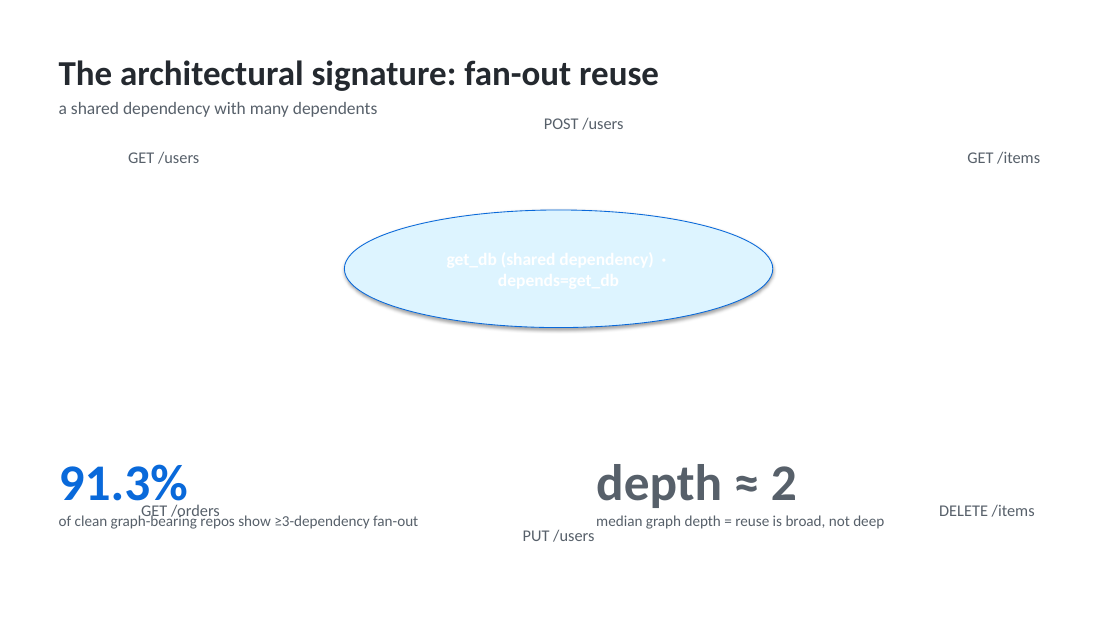
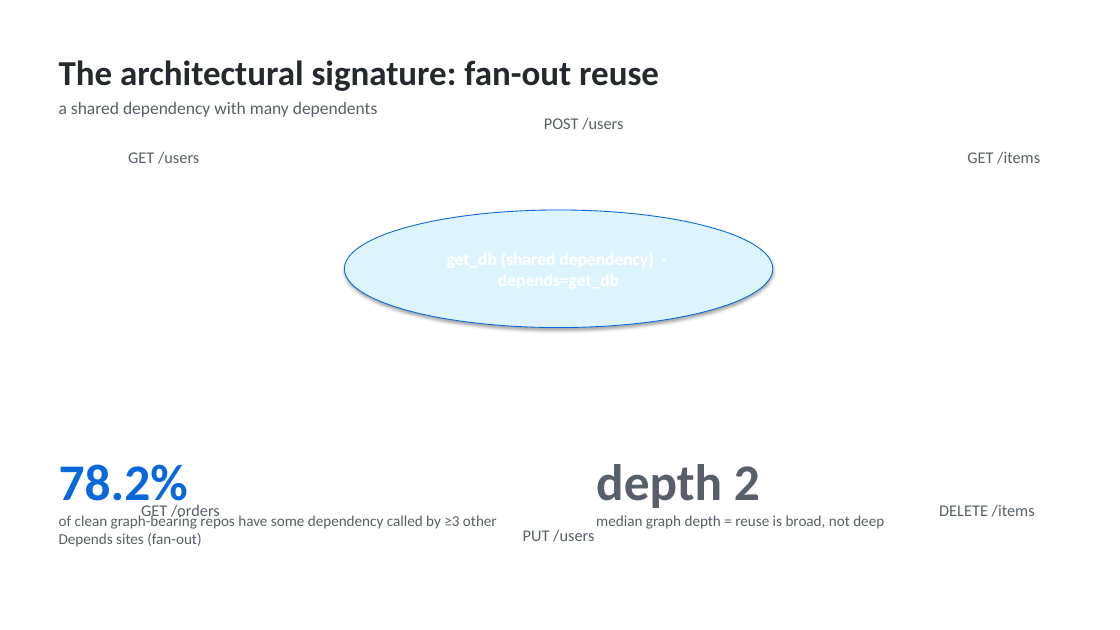
Before and after one commit to codeCrack-01/fastapi-di-empirical-study, a slide deck: slide 19 of analysis/out/fastapi_di_presentation.pptx. Drawn at 1120x630 pixels with LibreOffice and Linux fonts; fonts in the diff are those of the drawing. Boxes give left, top, right and bottom in pixels: in the first picture for what was removed or moved away, otherwise in the second. Text is boxed around its words. In the diff, an @@ line names an element or a change of style, - is before the commit and + after.

```diff
--- a/analysis/out/fastapi_di_presentation.pptx
+++ b/analysis/out/fastapi_di_presentation.pptx
@@ text at (59, 464, 497, 547): text changed @@
-91.3%
-of clean graph-bearing repos show ≥3-dependency fan-out
+78.2%
+of clean graph-bearing repos have some dependency called by ≥3 other Depends sites (fan-out)
@@ text at (596, 464, 760, 508): text changed @@
-depth ≈ 2
+depth 2
```
Also in this commit, not shown: 19 other slides changed, 29 other files.
